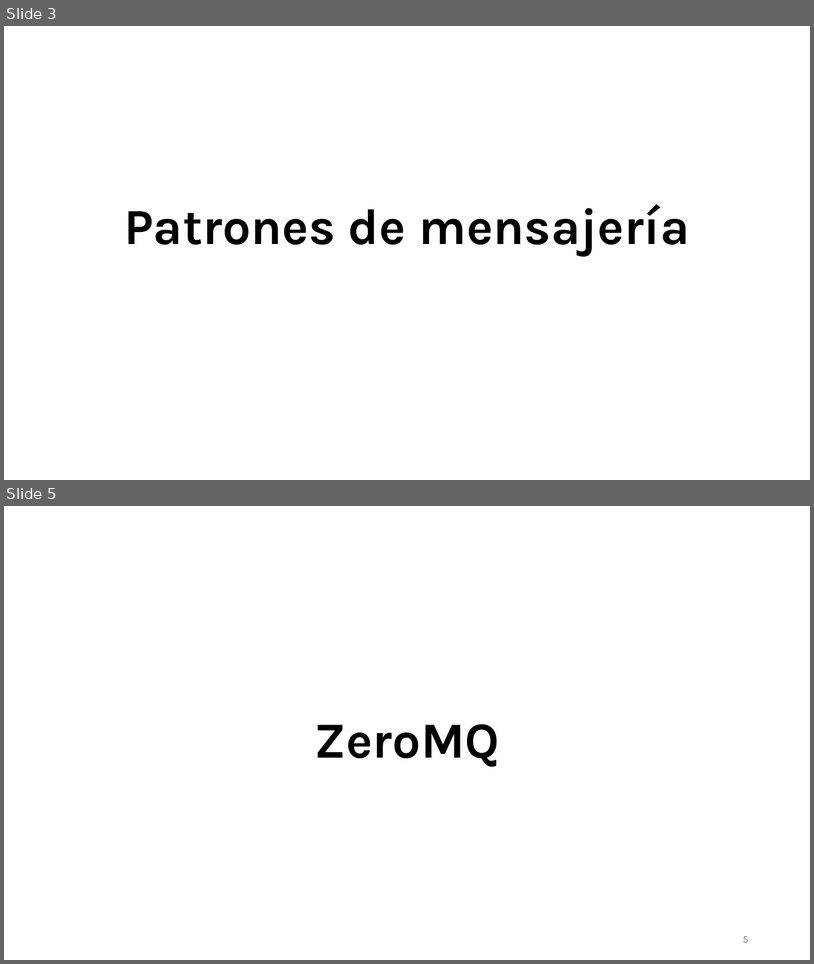
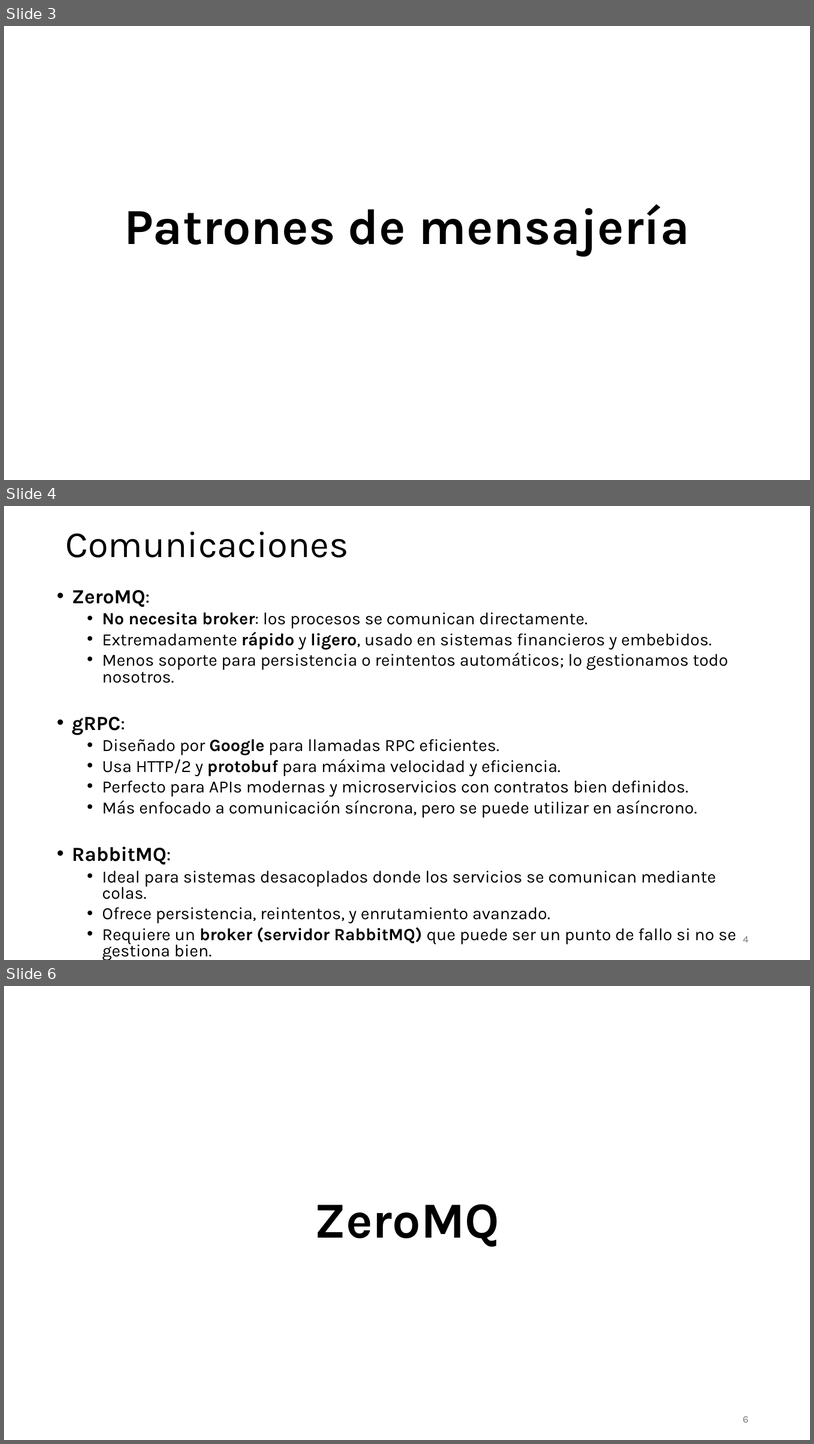
Before and after one commit to aldebarran22/CURSO_CPP_SERVICIOS_30H, a slide deck: doc/3_Comunicacion_microservicios_C++.pptx. Shown one above the other, each under a label of ours: slides 3 and 5 before the commit, slides 3, 4 and 6 after it; the slides between them are not shown. The pictures are 814x964 and 814x1444 pixels, drawn with LibreOffice and Linux fonts; fonts in the diff are those of the drawing. Boxes give left, top, right and bottom in pixels: in the first picture for what was removed or moved away, otherwise in the second. Text is boxed around its words. In the diff, an @@ line names an element or a change of style, - is before the commit and + after.

```diff
--- a/doc/3_Comunicacion_microservicios_C++.pptx
+++ b/doc/3_Comunicacion_microservicios_C++.pptx
@@ slide 4 added at [4,506,810,960], background #FFFFFF @@
@@ title added at [65,531,348,558], 44 pt, text #000000 @@
+Comunicaciones
@@ text added at [72,590,737,944], 20.4 pt, text #000000 @@
+• ZeroMQ:
+  • No necesita broker: los procesos se comunican directamente.
+  • Extremadamente rápido y ligero, usado en sistemas financieros y embebidos.
+  • Menos soporte para persistencia o reintentos automáticos; lo gestionamos todo nosotros.
+• gRPC:
+  • Diseñado por Google para llamadas RPC eficientes.
+  • Usa HTTP/2 y protobuf para máxima velocidad y eficiencia.
+  • Perfecto para APIs modernas y microservicios con contratos bien definidos.
+  • Más enfocado a comunicación síncrona, pero se puede utilizar en asíncrono.
+• RabbitMQ:
+  • Ideal para sistemas desacoplados donde los servicios se comunican mediante colas.
+  • Ofrece persistencia, reintentos, y enrutamiento avanzado.
+  • Requiere un broker (servidor RabbitMQ) que puede ser un punto de fallo si no se gestiona bien.
@@ page number added at [743,936,749,942], 12 pt, text #797979 @@
+4
@@ what was slide 5 is now slide 6 @@
@@ page number at [743,1416,749,1422]: text changed @@
-5
+6
```
Also in this commit, not shown: 9 slides changed, 12 other slides added, 1 slide removed, 31 other files.
